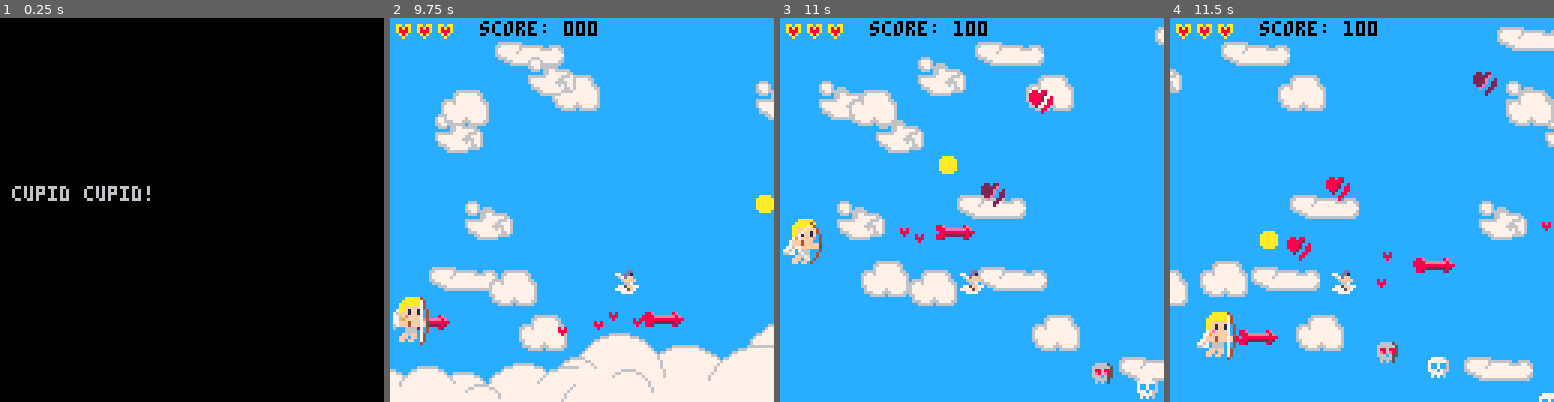
Above: before the commit, frames 1-4 (left to right).
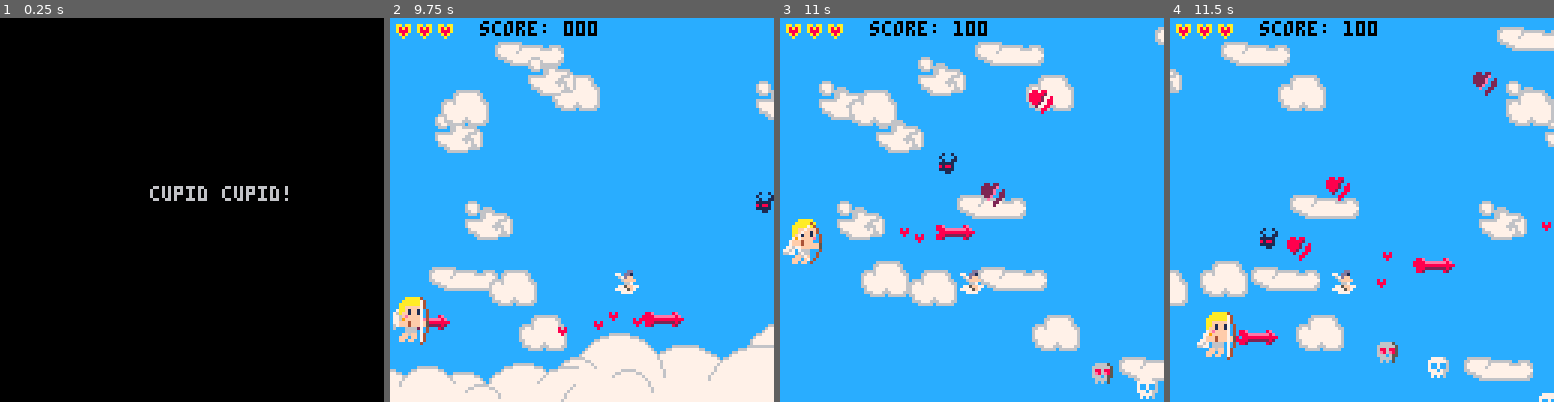
Above: after the commit, the same moments.

Repository: abby-1b/valentines-game-jam-2026
Game: PICO-8 cartridge main.p8
Two runs of this game, one before a commit and one after it. Both use one fixed random seed, a clock stepped at 60 frames per second and the inputs below.
Inputs:
- Up to frame 1 (0.25 s): no input
- Up to frame 2 (9.75 s): tap O (Z key) at 0.33, 0.7, 1.43, 2.22, 3.1, 3.98, 4.87, 5.75, 6.63, 7.52, 8.4, 9.28 s; tap X (X key) at 1.07, 2.07, 2.4, 2.73, 3.07, 3.4, 3.73, 4.07, 4.4, 4.73, 5.07, 5.4, 5.73, 6.07, 6.4, 6.73, 7.07, 7.4, 7.73, 8.07, 8.4, 8.73, 9.07, 9.4, 9.73 s; hold Left 1.97-2.37 s; hold Down 2.42-2.82 s; hold Right 2.87-3.53 s; hold Up 3.58-4.08 s; hold Right 4.13-4.53 s; hold Down 4.58-5.08 s; hold Left 5.13-5.8 s; hold Up 5.85-6.18 s; hold Left 6.23-6.63 s; hold Down 6.68-7.08 s; hold Right 7.13-7.8 s; hold Up 7.85-8.35 s; hold Right 8.4-8.8 s; hold Down 8.85-9.35 s; hold Left from 9.4 s (still down)
- Up to frame 3 (11 s): release Left at 10.07 s; tap X (X key) at 10.07, 10.4, 10.73 s; hold Up 10.12-10.45 s; tap O (Z key) at 10.17 s; hold Left 10.5-10.9 s; hold Down from 10.95 s (still down)
- Up to frame 4 (11.5 s): tap O (Z key) at 11.05 s; tap X (X key) at 11.07, 11.4 s; release Down at 11.35 s; hold Right from 11.4 s (still down)

The runs differ from the first frame. In frame 1, 1.2% of the frame differs, in the area x 3-75%, y 43-48%; in frame 2, 0.2%; in frame 3, 0.2%; in frame 4, 0.2%.

Commit message:
Spriteeeesssssss

Diff:
--- a/main.p8
+++ b/main.p8
@@ -34,6 +34,7 @@
 		draw_title()
 		if(btnp(❎)) then
 			screen=screen_intro
+			music(patt)
 		end
 	elseif screen==screen_intro then
 		draw_intro()
@@ -48,7 +49,7 @@
 -- title
 function draw_title()
 	cls(0)
-	print("cupid cupid!", 4, 64-8)
+	print("cupid cupid!", 50, 64-8)
 	if(frame_count%25<10) then
 		print("[press ❎ to play]", 4, 64+8)
 	end
@@ -94,7 +95,7 @@
 		end
 		if intro_presses==#intro_dialogue then
 			intro_presses=0
-			screen=screen_game
+			start_game()
 		end
 		dialogue_anim+=1
 		t=intro_dialogue[intro_presses+1]
@@ -108,6 +109,11 @@
 	-- 	print(s*100,00,108,8)
 	-- 	print(stat(1)*100,30,108,8)
 	-- end
+end
+
+function start_game()
+	screen=screen_game
+	music(-1,300)
 end
 
 -- game
@@ -779,14 +784,14 @@
 0d4000008820000008200000670770006007700007767000077670000020088000e0022007777600066665000000000000000000000000000000000000000000
 04000000000000000000000060000000000000007667000077670000000088000000220007070600060605000000000000000000000000000000000000000000
 00000000000000000000000000000000000000006770000066770000000080000000200000000000000000000000000000000000000000000000000000000000
-00000000000000000000000000000000000000000000000000000000000000000000000000000000000000000000000000000000000000000000000000000000
-00aaaa00000000000000000000000000000000000000000000000000000000000000000000000000000000000000000000000000000000000000000000000000
-0aaaaaa0000000000000000000000000000000000000000000000000000000000000000000000000000000000000000000000000000000000000000000000000
-0aaaaaa0000000000000000000000000000000000000000000000000000000000000000000000000000000000000000000000000000000000000000000000000
-0aaaaaa0000000000000000000000000000000000000000000000000000000000000000000000000000000000000000000000000000000000000000000000000
-0aaaaaa0000000000000000000000000000000000000000000000000000000000000000000000000000000000000000000000000000000000000000000000000
-00aaaa00000000000000000000000000000000000000000000000000000000000000000000000000000000000000000000000000000000000000000000000000
-00000000000000000000000000000000000000000000000000000000000000000000000000000000000000000000000000000000000000000000000000000000
+00100100000000000028880000677700000000000000000000000000000000000000000000000000000000000000000000000000000000000000000000000000
+01000010000000000288988006777770000000000000000000000000000000000000000000000000000000000000000000000000000000000000000000000000
+00100110000000002889198867887887000000000000000000000000000000000000000000000000000000000000000000000000000000000000000000000000
+01111100000000002889198867288827000000000000000000000000000000000000000000000000000000000000000000000000000000000000000000000000
+08188100000000002889198867728277000000000000000000000000000000000000000000000000000000000000000000000000000000000000000000000000
+01111100000000002888988867772777000000000000000000000000000000000000000000000000000000000000000000000000000000000000000000000000
+00011000000000000288888006777770000000000000000000000000000000000000000000000000000000000000000000000000000000000000000000000000
+00000000000000000022220000666600000000000000000000000000000000000000000000000000000000000000000000000000000000000000000000000000
 00000666666660000666666660000000000000000000000000000000000000000000000000000000000000000000000000000000000000000000000000000000
 00006677777766006677777766666666006666000666000000000000000000000000000000000000000000000000000000000000000000000000000000000000
 00006777777776006777777767777776666776606777600000000000000000000000000000000000000000000000000000000000000000000000000000000000
Not shown, changed: the music (__music__) section of main.p8
